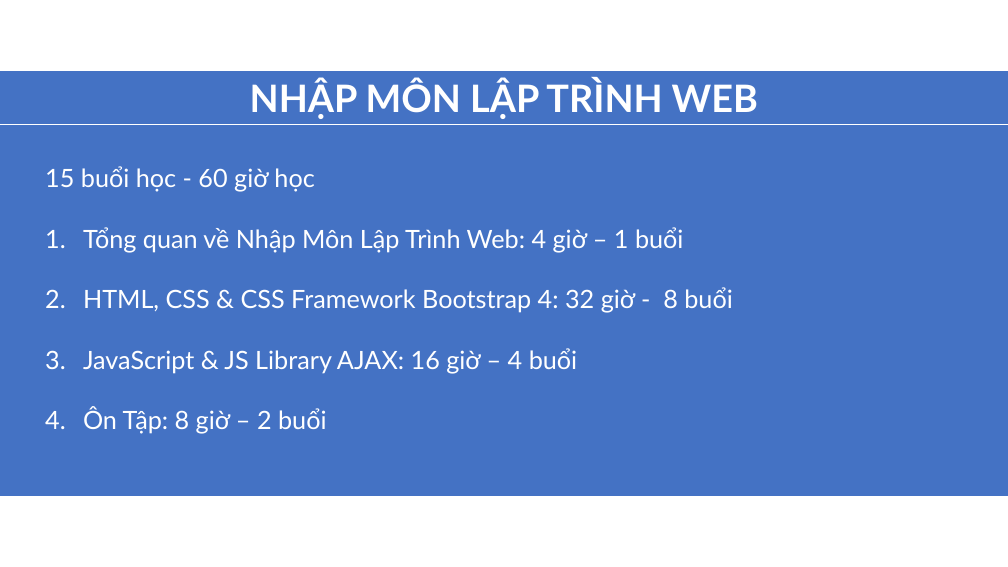
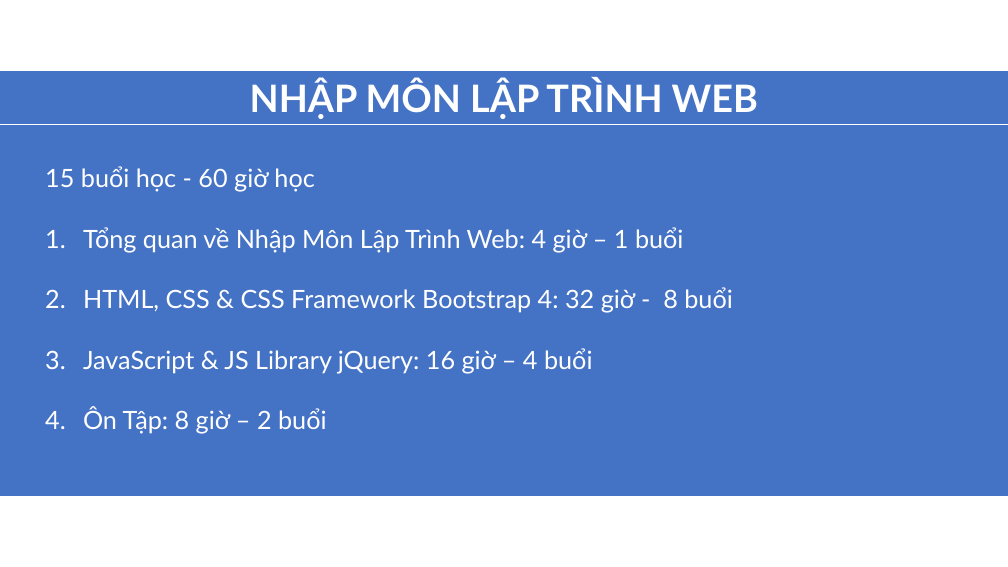
Before and after one commit to aptech-php/aptech-php-course, a slide deck: slide 12 of 0-GIOI-THIEU-CHUNG.pptx. Drawn at 1008x567 pixels with LibreOffice and Linux fonts; fonts in the diff are those of the drawing. Boxes give left, top, right and bottom in pixels: in the first picture for what was removed or moved away, otherwise in the second. Text is boxed around its words. In the diff, an @@ line names an element or a change of style, - is before the commit and + after.

```diff
--- a/0-GIOI-THIEU-CHUNG.pptx
+++ b/0-GIOI-THIEU-CHUNG.pptx
@@ text in rectangle at (83,348,593,373): text changed @@
-  3. JavaScript & JS Library AJAX: 16 giờ – 4 buổi
+  3. JavaScript & JS Library jQuery: 16 giờ – 4 buổi
```
Also in this commit, not shown: 1 other slide changed, 1 other file.
